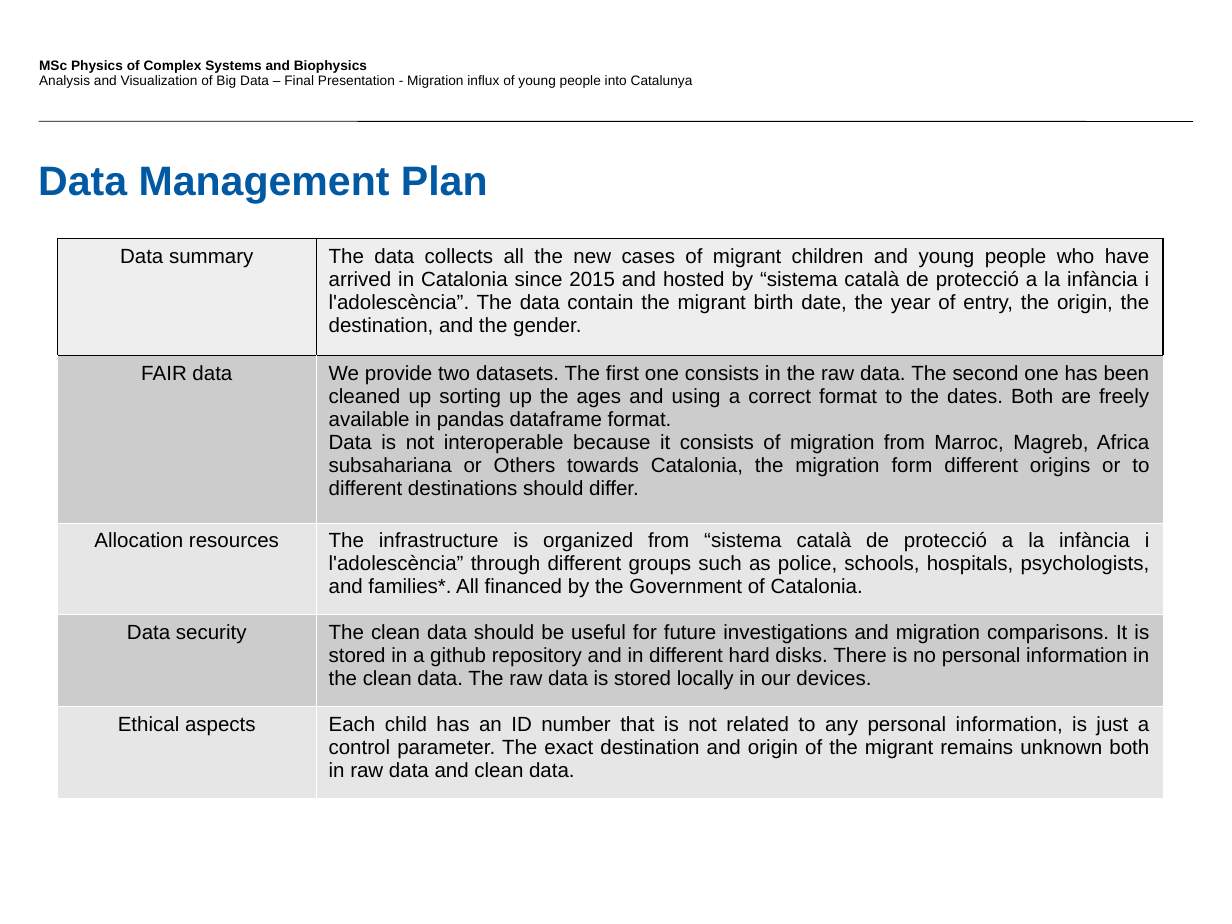
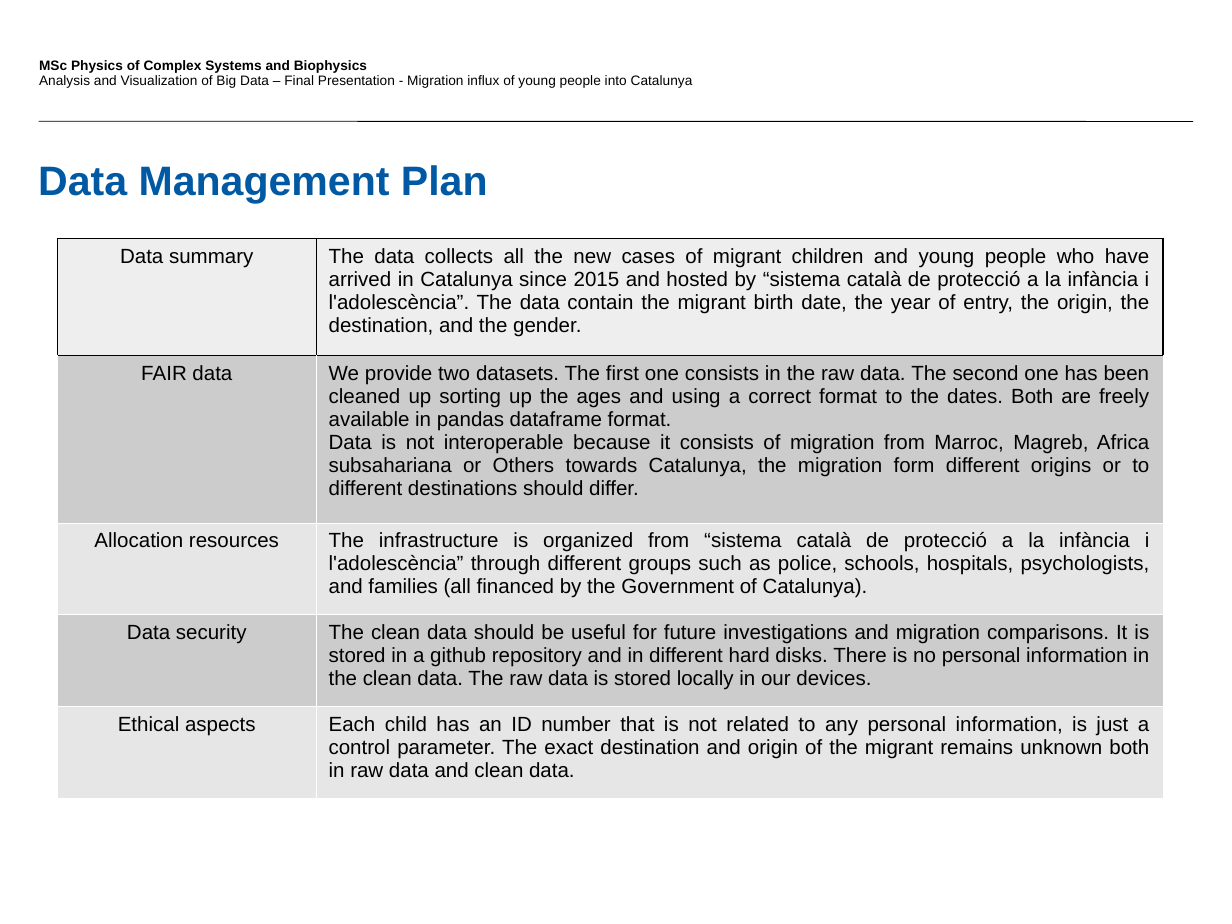
Before and after one commit to sowor14/Final_Dashboard, a slide deck: slide 3 of FinalPresentation_G1_v1.pptx. Drawn at 1232x924 pixels with LibreOffice and Linux fonts; fonts in the diff are those of the drawing; background and template pictures are left out. Boxes give left, top, right and bottom in pixels: in the first picture for what was removed or moved away, otherwise in the second. Text is boxed around its words. In the diff, an @@ line names an element or a change of style, - is before the commit and + after.

Commit message:
pptx vF

```diff
--- a/FinalPresentation_G1_v1.pptx
+++ b/FinalPresentation_G1_v1.pptx
@@ table at bbox=[57, 239, 1162, 798] @@
-row 1, column 2: The data collects all the new cases of migrant children and young people who have arrived in Catalonia since 2015 and hosted by “sistema català de protecció a la infància i l'adolescència”. The data contain the migrant birth date, the year of entry, the origin, the destination, and the gender.
+row 1, column 2: The data collects all the new cases of migrant children and young people who have arrived in Catalunya since 2015 and hosted by “sistema català de protecció a la infància i l'adolescència”. The data contain the migrant birth date, the year of entry, the origin, the destination, and the gender.
-row 2, column 2: We provide two datasets. The first one consists in the raw data. The second one has been cleaned up sorting up the ages and using a correct format to the dates. Both are freely available in pandas dataframe format. / Data is not interoperable because it consists of migration from Marroc, Magreb, Africa subsahariana or Others towards Catalonia, the migration form different origins or to different destinations should differ.
+row 2, column 2: We provide two datasets. The first one consists in the raw data. The second one has been cleaned up sorting up the ages and using a correct format to the dates. Both are freely available in pandas dataframe format. / Data is not interoperable because it consists of migration from Marroc, Magreb, Africa subsahariana or Others towards Catalunya, the migration form different origins or to different destinations should differ.
-row 3, column 2: The infrastructure is organized from “sistema català de protecció a la infància i l'adolescència” through different groups such as police, schools, hospitals, psychologists, and families*. All financed by the Government of Catalonia.
+row 3, column 2: The infrastructure is organized from “sistema català de protecció a la infància i l'adolescència” through different groups such as police, schools, hospitals, psychologists, and families (all financed by the Government of Catalunya).
```
Also in this commit, not shown: 6 other slides changed, 3 other files.
